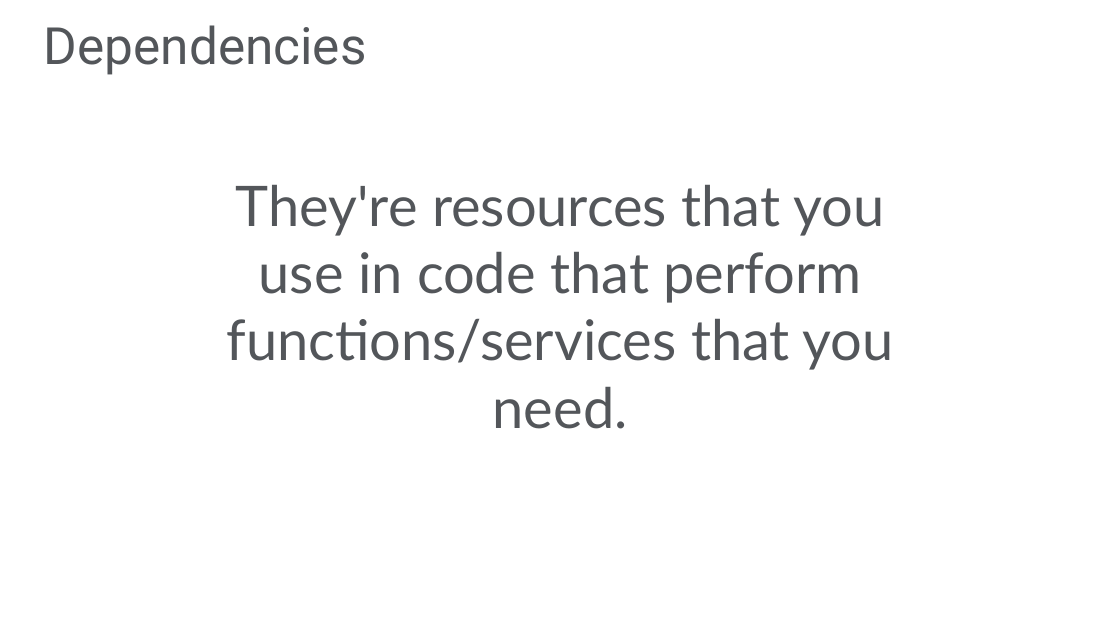
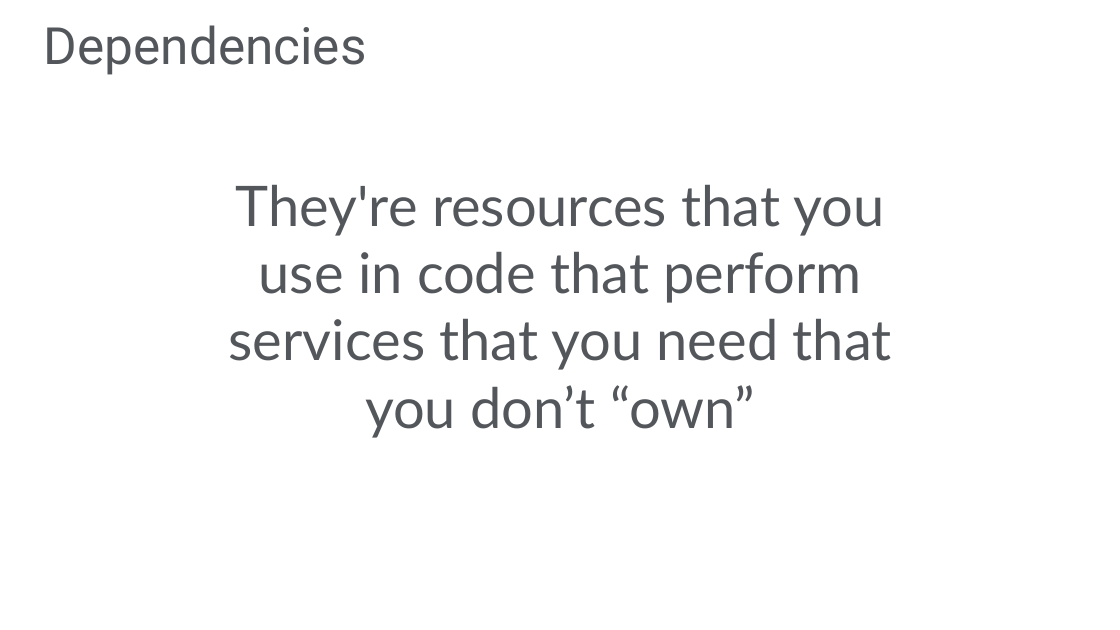
Before and after one commit to JasonBock/Presentations, a slide deck: slide 12 of Dependencies Demystified.pptx. Drawn at 1120x630 pixels with LibreOffice and Linux fonts; fonts in the diff are those of the drawing; background and template pictures are left out. Boxes give left, top, right and bottom in pixels: in the first picture for what was removed or moved away, otherwise in the second. Text is boxed around its words. In the diff, an @@ line names an element or a change of style, - is before the commit and + after.

```diff
--- a/Dependencies Demystified.pptx
+++ b/Dependencies Demystified.pptx
@@ text at (229,184,892,438): text changed @@
-They're resources that you use in code that perform functions/services that you need.
+They're resources that you use in code that perform services that you need that you don’t “own”
```
Also in this commit, not shown: 4 other slides changed, 1 slide added.
